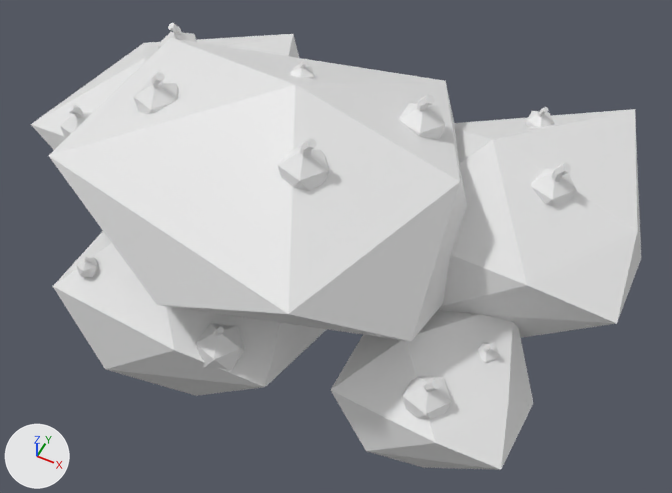
What one commit did to the FBX model Ketopia/Assets/Ben/Objects/Berry_Bush.fbx.
Camera for both pictures: a 50 mm camera at (-16.91, -1.98, 2.84) aimed at (-17.9, -0.01, 0.38). The lights are fixed; the arrows at lower left show +X, +Y and +Z. Where no turn or scale is listed for an object, it has been applied to the vertices.
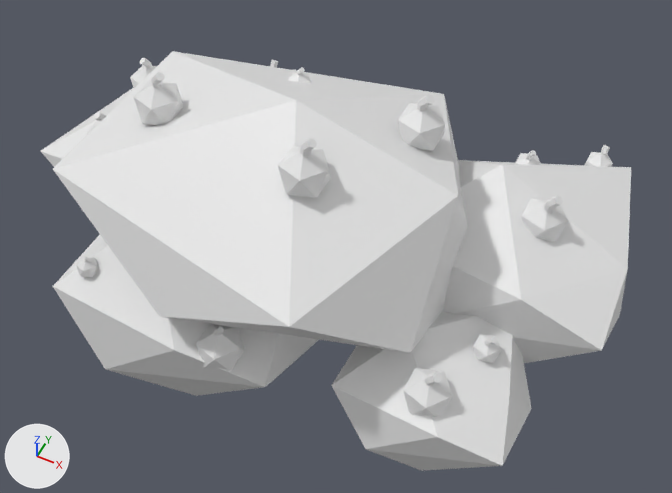
Where the change shows, as pixel boxes [x1, y1, x2, y2] in the pictures (672 x 493 px; the box of a moved part takes in the faces that stretch with it):
'Icosphere', reshaped: before [31, 34, 641, 470]; after [41, 51, 631, 471]
'Icosphere.009', moved: before [531, 162, 576, 207]; after [521, 195, 568, 242]
'Icosphere.007', moved: before [403, 376, 451, 419]; after [403, 368, 452, 417]
'Icosphere.016', moved: before [157, 23, 197, 49]; after [130, 58, 157, 88]
'Icosphere.010', moved: before [525, 107, 554, 127]; after [515, 150, 541, 165]
'Icosphere.008', moved: before [478, 343, 500, 363]; after [473, 334, 501, 363]
'Icosphere.003', moved: before [60, 104, 92, 139]; after [86, 112, 106, 134]
'Icosphere.014', moved: before [289, 60, 315, 78]; after [287, 67, 311, 83]
part 1 of me_icosphere_001, moved or reshaped: before [49, 38, 467, 341]; after [53, 51, 468, 353]
part 2 of me_icosphere_001, moved or reshaped: before [331, 311, 533, 470]; after [331, 312, 532, 471]
part 3 of me_icosphere_001, moved or reshaped: before [437, 109, 641, 338]; after [442, 160, 631, 363]
part 4 of me_icosphere_001, moved or reshaped: before [31, 34, 299, 150]; after [41, 69, 297, 167]
part 5 of me_icosphere_001, moved or reshaped: before [265, 323, 327, 387]; after [265, 334, 319, 387]

Diff of the bpy script that builds the scene:
```diff
--- a/Ketopia/Assets/Ben/Objects/Berry_Bush.fbx.py
+++ b/Ketopia/Assets/Ben/Objects/Berry_Bush.fbx.py
@@ me_icosphere_001 @@
 me_icosphere_001.from_pydata(...)  # 60 vertices, 100 faces; spans x -1.31..0.95, y -0.67..0.7, z -0.15..1.09
 # used by ob_icosphere; location = (-17.867, 0.0, 0.0)
-me_icosphere_001.vertices[17].co = (0.0, 0.0, 0.0)
+# me_icosphere_001 part 1: the loose piece of 12 vertices spanning x -0.87..0.42, y -0.62..0.53, z 0.01..1.09 is moved by (0.0, 0.0, -0.06)
+# me_icosphere_001 part 2: the loose piece of 12 vertices spanning x 0.18..0.79, y -0.59..-0.01, z 0.0..0.47 is turned -4.7 degrees about the x axis through its middle
+# me_icosphere_001 part 3: the loose piece of 12 vertices spanning x 0.1..0.95, y -0.14..0.68, z 0.15..0.87 is multiplied about its middle by the matrix ((0.996, 0.059, 0.073), (-0.072, 0.977, 0.2), (-0.06, -0.205, 0.977)), then moved by (0.0, 0.0, -0.17)
+# me_icosphere_001 part 4: the loose piece of 12 vertices spanning x -1.31..-0.34, y -0.15..0.7, z 0.05..0.73 is turned -3.2 degrees about the x axis through its middle, then moved by (0.0, 0.0, -0.16)
+# me_icosphere_001 part 5
+me_icosphere_001.vertices[17].co = (0.0, 0.0, -0.03)
@@ ob_icosphere_009 @@
 ob_icosphere_009 = bpy.data.objects.new('Icosphere.009', me_icosphere_010)
-ob_icosphere_009.location = (-17.867, 0.0, 0.0)
+ob_icosphere_009.location = (-17.867, 0.0, -0.142)
@@ ob_icosphere_008 @@
 ob_icosphere_008 = bpy.data.objects.new('Icosphere.008', me_icosphere_009)
-ob_icosphere_008.location = (-17.867, 0.0, 0.0)
+ob_icosphere_008.location = (-17.867, 0.0, 0.033)
@@ ob_icosphere_003 @@
 ob_icosphere_003 = bpy.data.objects.new('Icosphere.003', me_icosphere_004)
-ob_icosphere_003.location = (-17.867, 0.0, 0.0)
+ob_icosphere_003.location = (-17.83, 0.08, -0.079)
@@ ob_icosphere_007 @@
 ob_icosphere_007 = bpy.data.objects.new('Icosphere.007', me_icosphere_008)
-ob_icosphere_007.location = (-17.867, 0.0, 0.0)
+ob_icosphere_007.location = (-17.867, 0.0, 0.033)
@@ ob_icosphere_014 @@
 ob_icosphere_014 = bpy.data.objects.new('Icosphere.014', me_icosphere_015)
-ob_icosphere_014.location = (-17.867, 0.0, 0.0)
+ob_icosphere_014.location = (-17.957, 0.139, -0.152)
@@ ob_icosphere_016 @@
 ob_icosphere_016 = bpy.data.objects.new('Icosphere.016', me_icosphere_017)
-ob_icosphere_016.location = (-17.867, 0.0, 0.0)
+ob_icosphere_016.location = (-18.1, 0.078, -0.286)
@@ ob_icosphere_010 @@
 ob_icosphere_010 = bpy.data.objects.new('Icosphere.010', me_icosphere_011)
-ob_icosphere_010.location = (-17.867, 0.0, 0.0)
+ob_icosphere_010.location = (-17.878, 0.003, -0.198)
```
